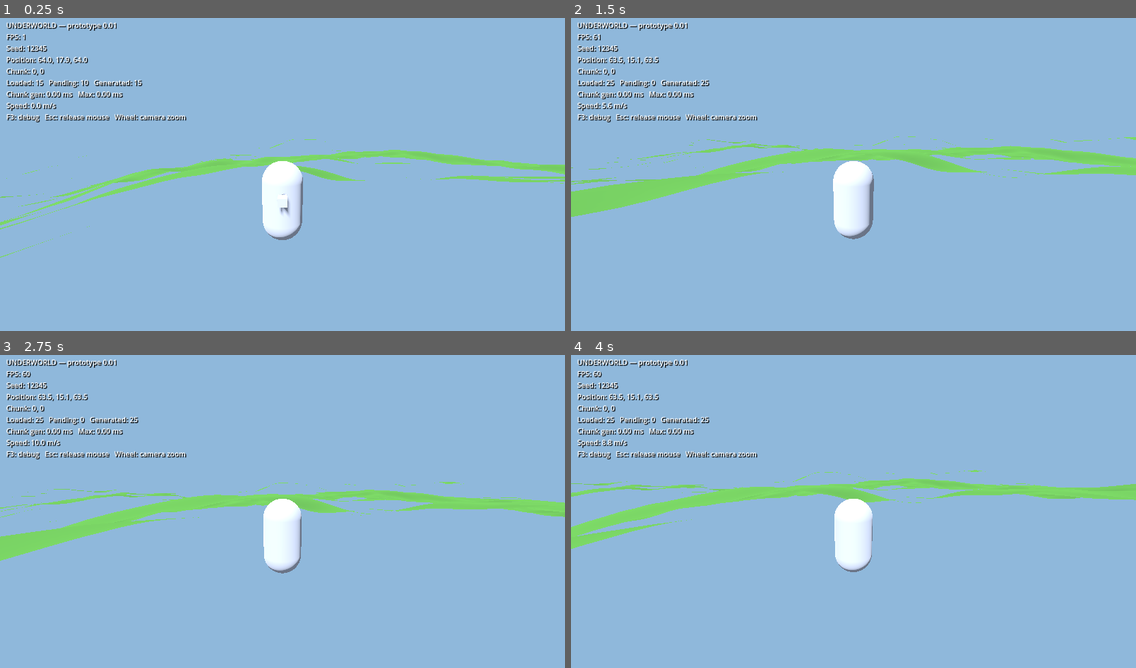
Above: before the commit, frames 1-4 (two rows, left to right).
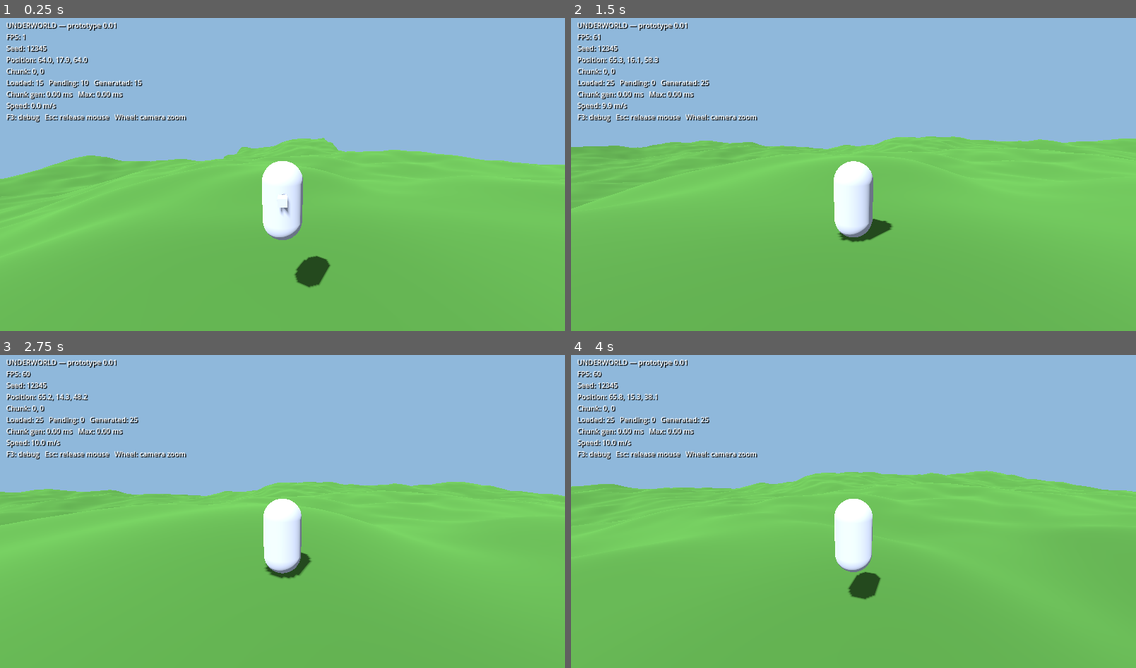
Above: after the commit, the same moments.

Repository: KevinRabbe/underworld
Game: Godot game, scene res://game/game.tscn
The game is run twice, just before and just after one commit, with the same random seed, the same clock (stepped at 60 frames per second) and the same inputs.
Inputs (mouse positions are in pixels of both pictures, inside the frame that each line leads up to):
- Up to frame 1 (0.25 s): no input
- Up to frame 2 (1.5 s): tap Enter at 0.5 s; move the mouse to (881, 171) at 0.52 s; hold Shift (sprint) 0.53-1.28 s; hold W (move_forward) from 0.53 s (still down); tap Space (jump) at 0.77, 1.25 s; move the mouse to (825, 174) at 1.27 s; tap Shift (sprint) at 1.35 s
- Up to frame 3 (2.75 s): keep holding W (move_forward); tap Space (jump) at 1.52 s; move the mouse to (293, 505) at 2.02 s; hold Shift (sprint) from 2.03 s (still down)
- Up to frame 4 (4 s): keep holding W (move_forward); move the mouse to (847, 514) at 2.77 s; release Shift (sprint) at 2.78 s; tap Shift (sprint) at 2.85 s; tap Space (jump) at 3.02, 3.77 s; move the mouse to (893, 514) at 3.52 s; hold Shift (sprint) from 3.53 s (still down)

The runs differ from the first frame. In frame 1, 51% of the frame differs, in the area x 0-100%, y 38-100%; in frame 2, 54%; in frame 3, 52%; in frame 4, 55%, in the area x 0-100%, y 12-100%.

Commit message:
Fix terrain triangle winding for Godot front faces

Diff:
--- a/world/terrain_generator.gd
+++ b/world/terrain_generator.gd
@@ -68,13 +68,15 @@
 			var top_right: int = top_left + 1
 			var bottom_right: int = bottom_left + 1
 
+			# Godot treats clockwise triangle winding as front-facing.
+			# Keep terrain faces visible from above.
 			indices.append(top_left)
+			indices.append(top_right)
 			indices.append(bottom_left)
-			indices.append(top_right)
 
 			indices.append(top_right)
+			indices.append(bottom_right)
 			indices.append(bottom_left)
-			indices.append(bottom_right)
 
 	return {
 		"vertices": vertices,
